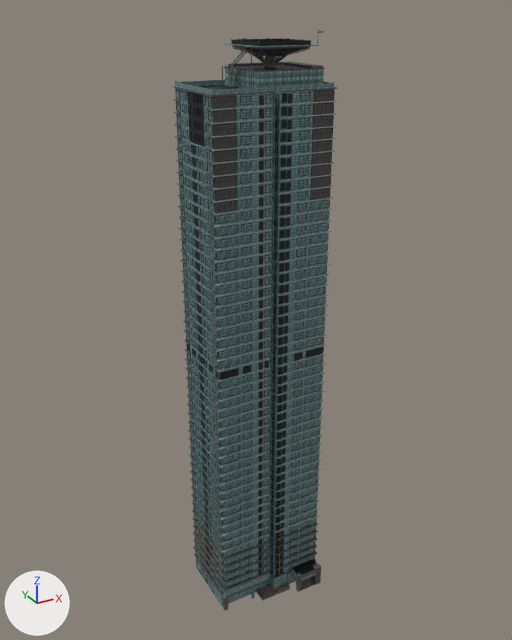
The FBX model cs2-kit/projects/exllu-103/output/import_test_flicker_far/HighriseTower103_L1_5x4/HighriseTower103_L1_5x4.fbx: old version first, new version second.
Camera for both pictures: a 50 mm camera at (-85.6, -154.9, 166.9) aimed at (1.1, 2.8, 88.0). The lights are fixed; the arrows at lower left show +X, +Y and +Z. The picture after the commit comes second. Where no turn or scale is listed for an object, it has been applied to the vertices. Vertices at exactly the same position are counted once.

Script lines for the objects in view, before the commit:
```python
me_highrisetower103_l1_5x4 = bpy.data.meshes.new('HighriseTower103_L1_5x4')
me_highrisetower103_l1_5x4.from_pydata(...)  # 76144 vertices, 39101 faces; spans x -17.0..17.0, y -13.0..13.0, z 0.0..162.0
me_highrisetower103_l1_5x4.materials.append(mat_highrisetower103_l1_5x4)  # picture img_highrisetower103_l1_5x4_basecolor_png
ob_highrisetower103_l1_5x4 = bpy.data.objects.new('HighriseTower103_L1_5x4', me_highrisetower103_l1_5x4)
ob_highrisetower103_l1_5x4.location = (0.0, 0.0, 0.0)
```
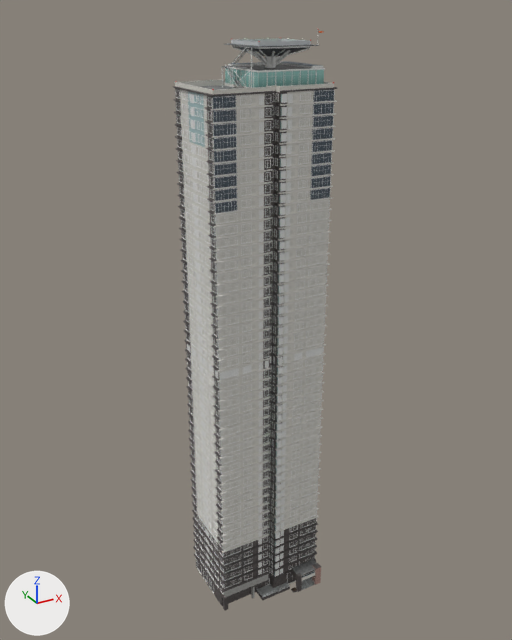
Where the change shows, as pixel boxes [x1, y1, x2, y2] in the pictures (512 x 640 px; the box of a moved part takes in the faces that stretch with it):
part 1 of me_highrisetower103_l1_5x4, deleted
    before: [190, 95, 319, 570]
part 2 of me_highrisetower103_l1_5x4, moved or reshaped
    before: [187, 62, 322, 600]
    after: [187, 45, 323, 600]
part 3 of me_highrisetower103_l1_5x4, surface changed (lighter)
    both: [173, 29, 337, 607]

Edits to the bpy script that builds the scene:
```text
Change me_highrisetower103_l1_5x4:
    used by ob_highrisetower103_l1_5x4; location = (0.0, 0.0, 0.0)
    remove me_highrisetower103_l1_5x4.from_pydata(...)  # 76144 vertices, 39101 faces; spans x -17.0..17.0, y -13.0..13.0, z 0.0..162.0
    add me_highrisetower103_l1_5x4.from_pydata(...)  # 74306 vertices, 39342 faces; spans x -17.0..17.0, y -13.0..13.0, z 0.0..162.0
    me_highrisetower103_l1_5x4 part 1: 376 loose pieces with 1504 vertices, spanning x -16.0..16.0, y -9.0..12.0, z 6.0..148.0, are deleted
    me_highrisetower103_l1_5x4 part 2: 951 vertices moved within x -16.0..16.0, y -13.0..13.0, z 0.0..159.0; 1427 vertices removed from x -16.0..16.0, y -9.0..12.0, z 6.0..148.0; 1045 vertices added at x -16.0..16.0, y -13.0..13.0, z 0.0..154.0
    me_highrisetower103_l1_5x4 part 3: 36083 kept faces spanning x -17.0..17.0, y -13.0..13.0, z 0.0..162.0 get new texture (UV) coordinates
    other edits to the shape of me_highrisetower103_l1_5x4 do not show in these pictures
```
